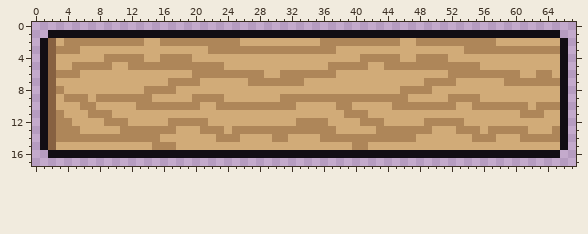
Edited in one commit: sprite sheet (assets/sprites/items/resource/board.png). The picture above is the old version.
The file is 68x18 pixels.
The same view after the edit:
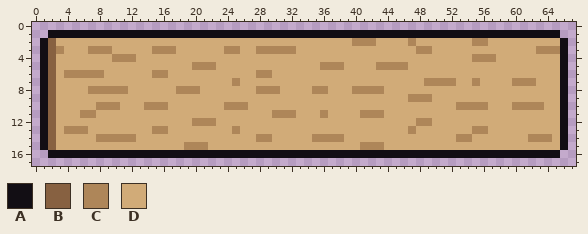
Palette (. is transparent): A #120e14  B #876141  C #ae8659  D #d1ab78
Diff:
Changed rows in their new state; - is an unchanged pixel.
first column x 3:
 2 -DDDDDDDDDD--DDDDDDDDDD----------DDDD---DDD-CDDDDDDD--D--------
 3 -DD-CCC-----CCC----DD--DD-----DDDDD----------CC----DDDDDDDDD---
 4 ------D---D--DDDD---------------------DDDDD--DDDD---CCC--------
 5 --DDDDD--DDDDDDDD---D------------C--DDD-C---DDDDDDDDD----------
 6 D--CCC------CC---DDDDDDDD-C-DDDDDDD--------------DDDDDDDDD--DD-
 7 --------------DDDD----C-DDDDDDD---------------------C---D---DDD
 8 D---CCCCC--DDDDCCC-------CCC----CC---CCCC--DDDD----------------
 9 -DDD-DDDDDDD-----DDDD-------DDDDDDDDDDDDDDDDCCC--DDDD----------
10 ---DDCCC--D---DDDD--D---DDDDDD-----DD-----DDDDDDDDCC--DDD--C-DD
11 D--C-DD--------------------CCC---C--DD-CC-----------------DDD--
12 DD----DDD-----DDD--C----------DDDD----DDD----C-DDDD------------
13 D--C----DDDD--D---DDD--DDDDDDDDDDDD-----DDDD-DD---DD-CDDDDD---D
14 DDDDD-----DDD-------DDD--CCDD---C---DDDDDDDDD-----CCDDD---D---D
15 ------------DDD-CCC------------------D-CC----------------------
Changed places in both pictures, as pixel boxes (x1, y1, x2, y2):
changed: (56, 38, 560, 150)
